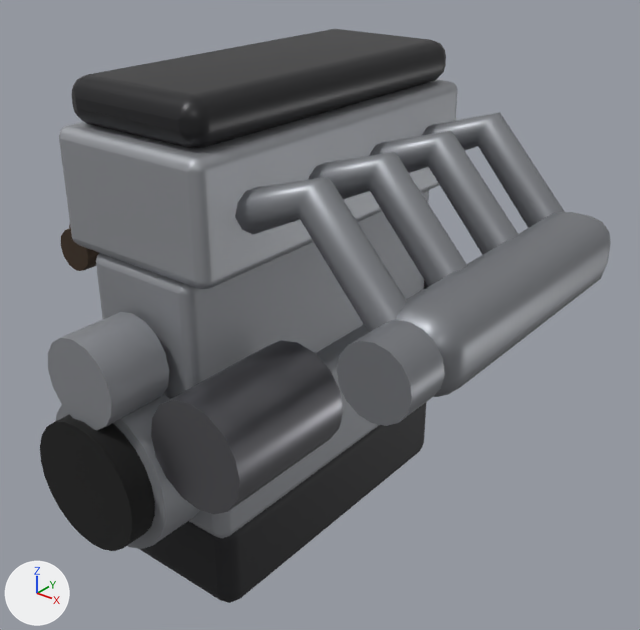
The glTF model data/models/engines/demo_i4_pipes/demo_i4_pipes.glb as it was, and as the next commit left it.
Both versions are drawn from a 50 mm lens placed at (0.664, -0.982, 0.565), pointed at (0.074, -0.245, 0.108). Lighting does not change. The marker at lower left points along +X, +Y and +Z. The older version comes first. Vertices at exactly the same position are counted once.

Names of what the first picture shows: 'demo_i4_pipes'.
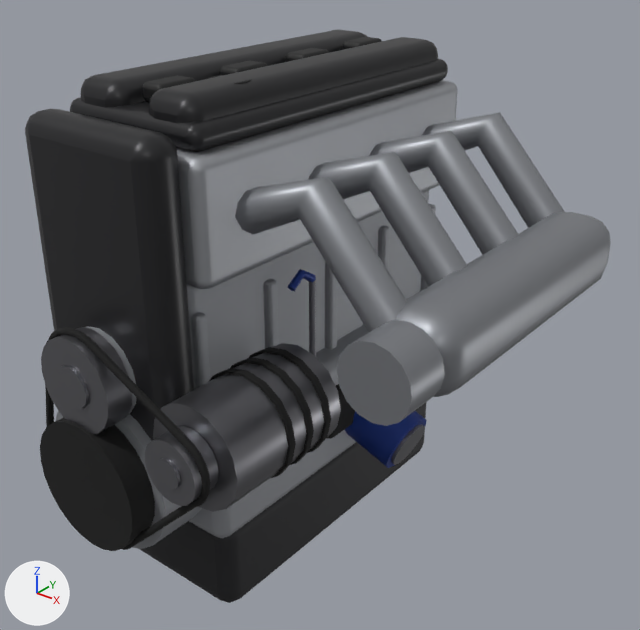
Changed parts and their boxes [x1, y1, x2, y2] in the pictures (640 x 630 px):
'demo_i4_pipes', reshaped: before [40, 29, 611, 603]; after [25, 29, 611, 603]
part 1 of me_demo_i4_pipes, added: after [208, 75, 252, 84]
part 2 of me_demo_i4_pipes, added: after [249, 347, 331, 453]
part 3 of me_demo_i4_pipes, added: after [230, 357, 314, 465]
part 4 of me_demo_i4_pipes, added: after [210, 368, 296, 478]
part 5 of me_demo_i4_pipes, added: after [153, 343, 341, 512]
part 6 of me_demo_i4_pipes, added: after [41, 327, 132, 434]
part 7 of me_demo_i4_pipes, added: after [57, 365, 89, 410]
part 8 of me_demo_i4_pipes, added: after [145, 426, 219, 506]
part 9 of me_demo_i4_pipes, added: after [156, 458, 181, 490]
part 10 of me_demo_i4_pipes, added: after [309, 280, 316, 357]
part 11 of me_demo_i4_pipes, rebuilt: before [72, 29, 446, 148]; after [70, 59, 448, 152]
part 12 of me_demo_i4_pipes, reshaped: before [151, 340, 343, 514]; after [25, 29, 438, 550]

Patch to the scene script:
```diff
--- a/data/models/engines/demo_i4_pipes/demo_i4_pipes.glb.py
+++ b/data/models/engines/demo_i4_pipes/demo_i4_pipes.glb.py
@@ mat_filter @@
+mat_filter = principled_material('filter')
+mat_filter.base_color = (0.01, 0.0397, 0.263)  # blue #19388c
+mat_filter.metallic = 0.3
@@ mat_coil @@
+mat_coil = principled_material('coil')
+mat_coil.base_color = (0.0031, 0.0031, 0.0035)  # black #0a0a0b
+mat_coil.roughness = 0.6
@@ me_demo_i4_pipes @@
 # used by ob_demo_i4_pipes; location = (0.0, 0.0, 0.0)
-me_demo_i4_pipes.from_pydata(...)  # 1300 vertices, 2516 faces; spans x -0.189..0.343, y -0.545..0.048, z -0.198..0.396
+me_demo_i4_pipes.from_pydata(...)  # 4756 vertices, 9288 faces; spans x -0.189..0.343, y -0.545..0.048, z -0.198..0.396
+# me_demo_i4_pipes part 1: a new loose piece, a 16-sided cylinder along z spanning x 0.0282..0.0722, y -0.3772..-0.3332, z 0.3924..0.3959, in mat_rubber (black #0d0d0d)
+# me_demo_i4_pipes part 2: a new loose piece, a 16-sided cylinder along y spanning x 0.073..0.193, y -0.3833..-0.3753, z 0.0157..0.1357, in mat_rubber (black #0d0d0d)
+# me_demo_i4_pipes part 3: a new loose piece, a 16-sided cylinder along y spanning x 0.073..0.193, y -0.4113..-0.4033, z 0.0157..0.1357, in mat_rubber (black #0d0d0d)
+# me_demo_i4_pipes part 4: a new loose piece, a 16-sided cylinder along y spanning x 0.073..0.193, y -0.4393..-0.4313, z 0.0157..0.1357, in mat_rubber (black #0d0d0d)
+# me_demo_i4_pipes part 5: a new loose piece, a 16-sided cylinder along y spanning x 0.076..0.19, y -0.51..-0.355, z 0.019..0.133, in mat_steel (grey #7f7f85)
+# me_demo_i4_pipes part 6: a new loose piece, a 20-sided cylinder along y spanning x -0.052..0.052, y -0.541..-0.511, z 0.067..0.171, in mat_steel (grey #7f7f85)
+# me_demo_i4_pipes part 7: a new loose piece, a 12-sided cylinder along y spanning x -0.0234..0.0234, y -0.5443..-0.5413, z 0.0956..0.1424, in mat_steel (grey #7f7f85)
+# me_demo_i4_pipes part 8: a new loose piece, a 20-sided cylinder along y spanning x 0.099..0.167, y -0.541..-0.511, z 0.042..0.11, in mat_steel (grey #7f7f85)
+# me_demo_i4_pipes part 9: a new loose piece, a 12-sided cylinder along y spanning x 0.1177..0.1483, y -0.5443..-0.5413, z 0.0604..0.091, in mat_steel (grey #7f7f85)
+# me_demo_i4_pipes part 10: a new loose piece, a 6-sided cylinder along z spanning x 0.089..0.097, y -0.2857..-0.2788, z -0.02..0.1731, in mat_steel (grey #7f7f85)
+# me_demo_i4_pipes part 11: the loose piece of 128 vertices spanning x -0.093..0.093, y -0.445..-0.01, z 0.346..0.396 is rebuilt with 128 vertices and now spans x -0.093..0.093, y -0.445..-0.01, z 0.346..0.374
+# me_demo_i4_pipes part 12: 32 vertices removed from x 0.073..0.193, y -0.51..-0.355, z 0.016..0.136; 3188 vertices added at x -0.123..0.192, y -0.534..-0.008, z -0.085..0.396
 me_demo_i4_pipes.materials.append(mat_block)
@@ me_demo_i4_pipes @@
 me_demo_i4_pipes.materials.append(mat_sump)
+me_demo_i4_pipes.materials.append(mat_coil)  # black #0a0a0b
+me_demo_i4_pipes.materials.append(mat_filter)  # blue #19388c
```
